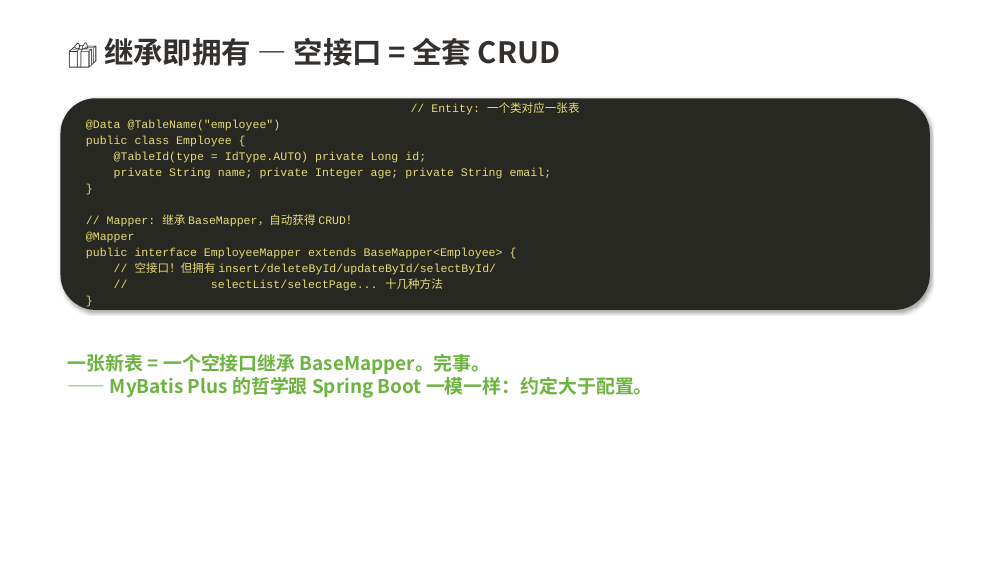
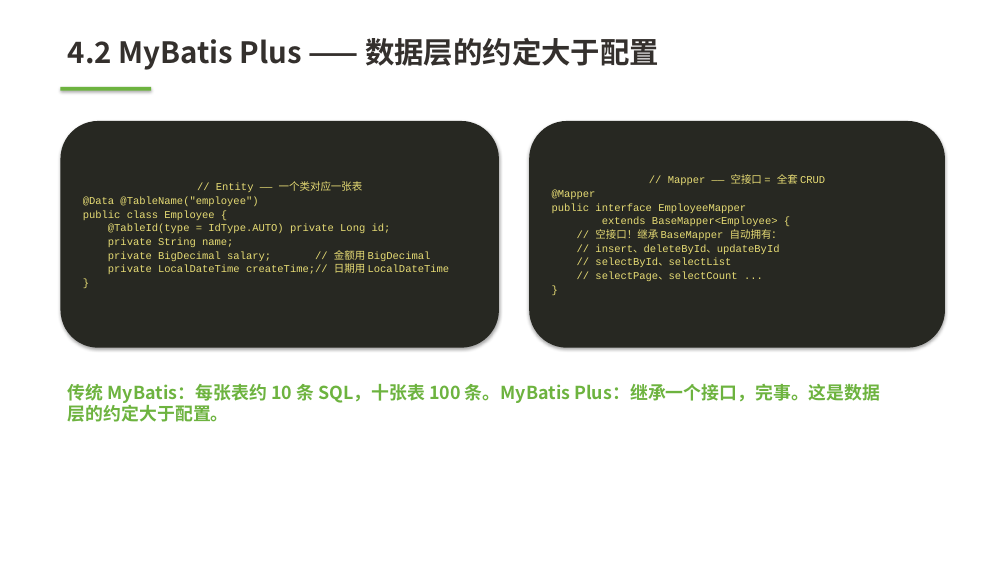
Before and after one commit to Akon1993/springboot-lesson, a slide deck: slide 17 of docs/slides.pptx (slide 14 before the commit). Drawn at 1008x567 pixels with LibreOffice and Linux fonts; fonts in the diff are those of the drawing. Boxes give left, top, right and bottom in pixels: in the first picture for what was removed or moved away, otherwise in the second. Text is boxed around its words. In the diff, an @@ line names an element or a change of style, - is before the commit and + after.

```diff
--- a/docs/slides.pptx
+++ b/docs/slides.pptx
@@ text at box(68, 38, 659, 70): text changed @@
-🎁 继承即拥有 — 空接口 = 全套 CRUD
+4.2 MyBatis Plus —— 数据层的约定大于配置
@@ rectangle added at box(60, 87, 151, 91), fill #6DB33F @@
@@ rounded rectangle "// Entity —— 一个类对应一张表": place and size @@
-rounded rectangle "// Entity —— 一个类对应一张表" at box(60, 98, 930, 310)
+rounded rectangle "// Entity —— 一个类对应一张表" at box(60, 121, 499, 348)
@@ rounded rectangle added at box(529, 121, 945, 348), fill #272822, 10 pt, text #E6DB74 @@
+// Mapper —— 空接口 = 全套 CRUD
+@Mapper
+public interface EmployeeMapper
+extends BaseMapper<Employee> {
+// 空接口！继承 BaseMapper 自动拥有：
+// insert、deleteById、updateById
+// selectById、selectList
+// selectPage、selectCount ...
+}
@@ text in rounded rectangle at box(83, 197, 391, 233): size 11 to 10 pt in "@Data @TableName("employee")", "public class Employee {", "@TableId(type = IdType.AUTO) private Long id;", "}"; less space between paragraphs @@
@@ text in rounded rectangle at box(216, 181, 363, 192): text changed; size 11 to 10 pt @@
-// Entity: 一个类对应一张表
+// Entity —— 一个类对应一张表
@@ text in rounded rectangle at box(86, 214, 503, 291): paragraphs removed @@
-// Mapper: 继承 BaseMapper，自动获得 CRUD！
-@Mapper
-public interface EmployeeMapper extends BaseMapper<Employee> {
-// 空接口！但拥有 insert/deleteById/updateById/selectById/
-// selectList/selectPage... 十几种方法
-}
@@ text in rounded rectangle at box(108, 238, 450, 274): text changed; size 11 to 10 pt @@
-private String name; private Integer age; private String email;
+private String name;
+private BigDecimal salary; // 金额用 BigDecimal
+private LocalDateTime createTime;// 日期用 LocalDateTime
@@ text at box(68, 384, 880, 422): text changed; size 18 to 17 pt @@
-一张新表 = 一个空接口继承 BaseMapper。完事。
-—— MyBatis Plus 的哲学跟 Spring Boot 一模一样：约定大于配置。
+传统 MyBatis：每张表约 10 条 SQL，十张表 100 条。MyBatis Plus：继承一个接口，完事。这是数据层的约定大于配置。
```
Also in this commit, not shown: 13 other slides changed, 21 slides added, 29 slides removed, 1 other file.
